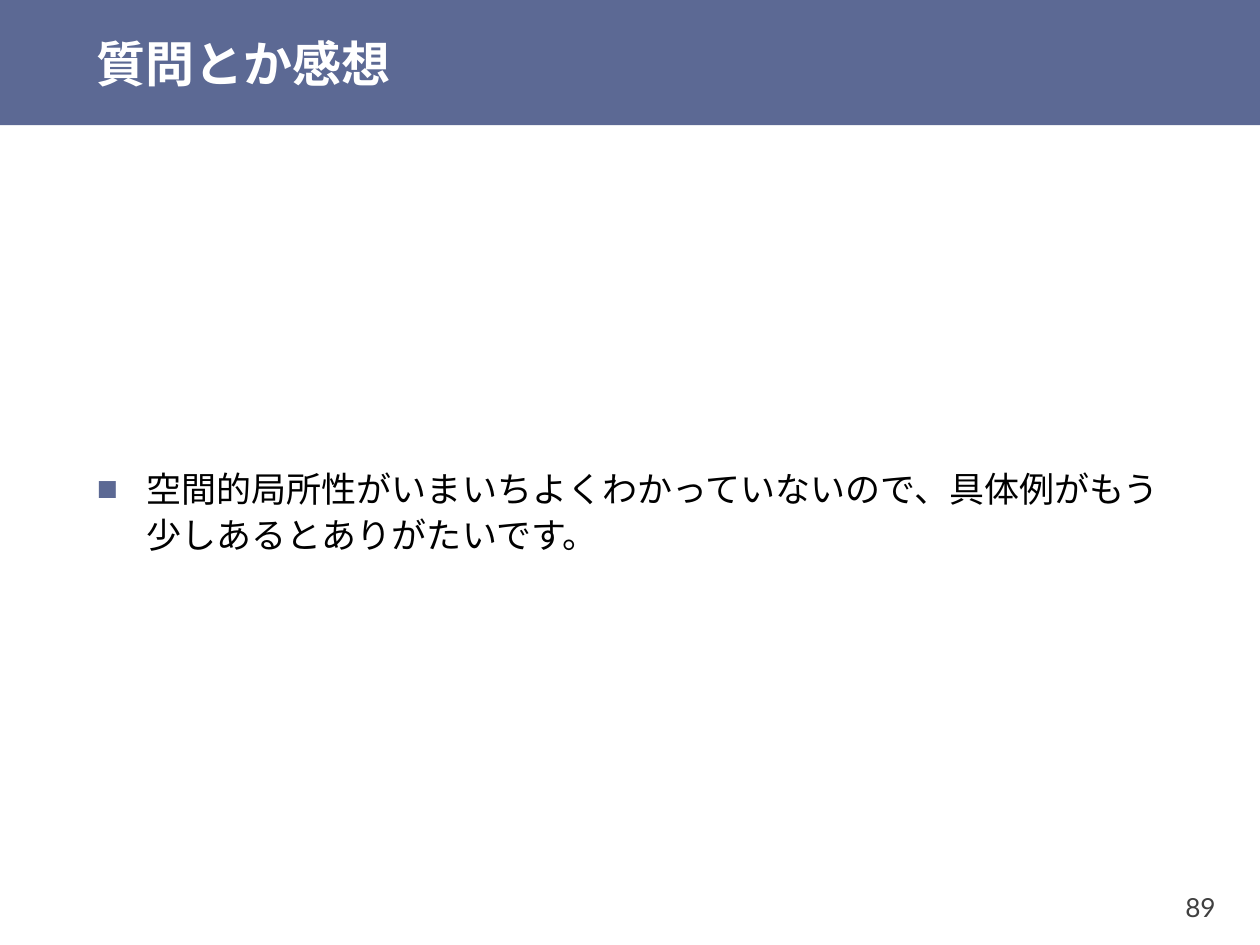
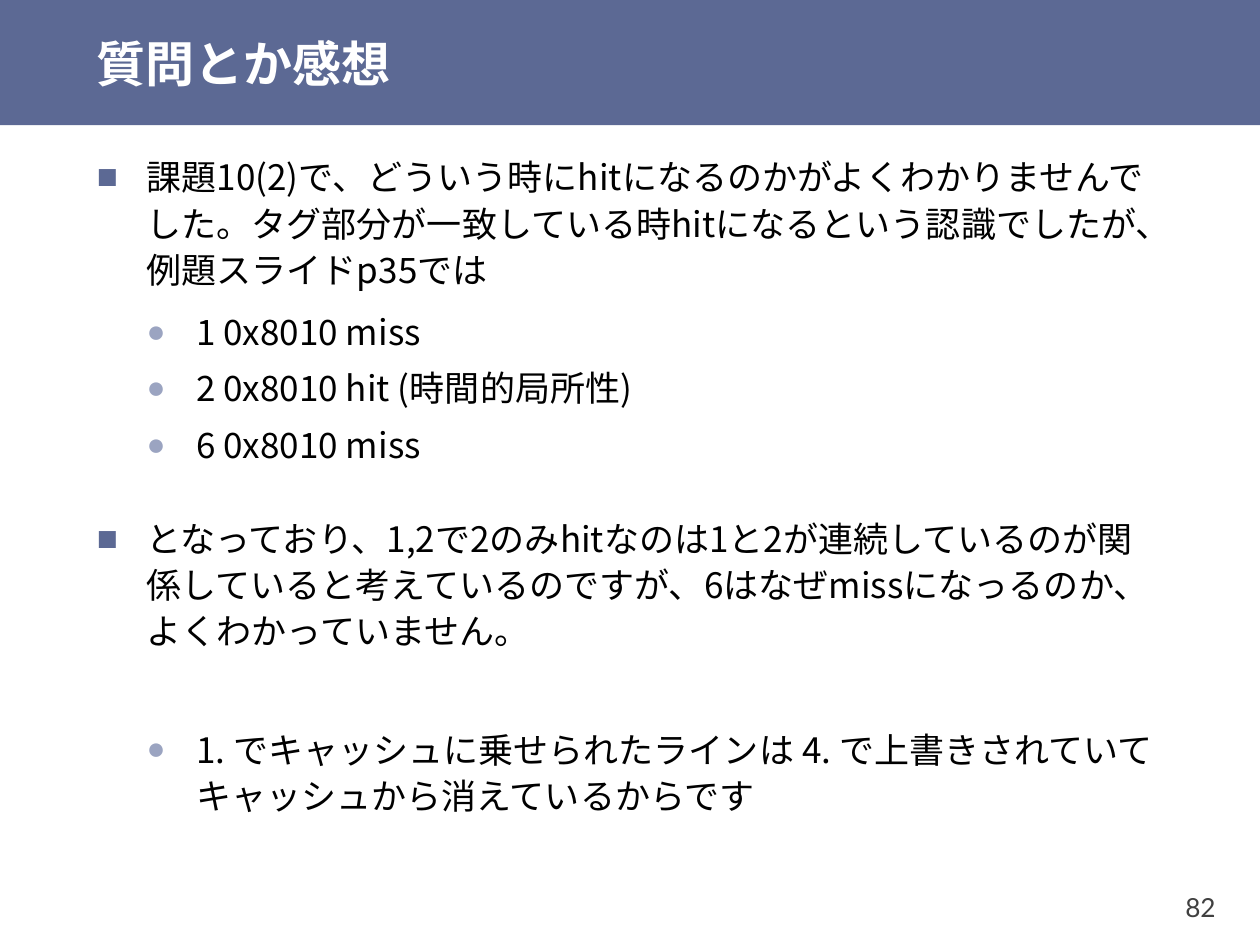
Before and after one commit to shioyadan/otya-computer-architecture-i, a slide deck: slide 82 of cai-shioya-11.pptx (slide 89 before the commit). Drawn at 1260x945 pixels with LibreOffice and Linux fonts; fonts in the diff are those of the drawing. Boxes give left, top, right and bottom in pixels: in the first picture for what was removed or moved away, otherwise in the second. Text is boxed around its words. In the diff, an @@ line names an element or a change of style, - is before the commit and + after.

```diff
--- a/cai-shioya-11.pptx
+++ b/cai-shioya-11.pptx
@@ text at <box>147,160,1171,812</box>: text changed @@
-■ 空間的局所性がいまいちよくわかっていないので、具体例がもう少しあるとありがたいです。
+■ 課題10(2)で、どういう時にhitになるのかがよくわかりませんでした。タグ部分が一致している時hitになるという認識でしたが、例題スライドp35では
+  ● 1 0x8010 miss
+  ● 2 0x8010 hit (時間的局所性)
+  ● 6 0x8010 miss
+■ となっており、1,2で2のみhitなのは1と2が連続しているのが関係していると考えているのですが、6はなぜmissになっるのか、よくわかっていません。
+  ● 1. でキャッシュに乗せられたラインは 4. で上書きされていてキャッシュから消えているからです
@@ page number at <box>1185,898,1215,917</box>: text changed @@
-89
+82
```
Also in this commit, not shown: 28 other slides changed, 3 slides added, 15 slides removed, 1 other file.
